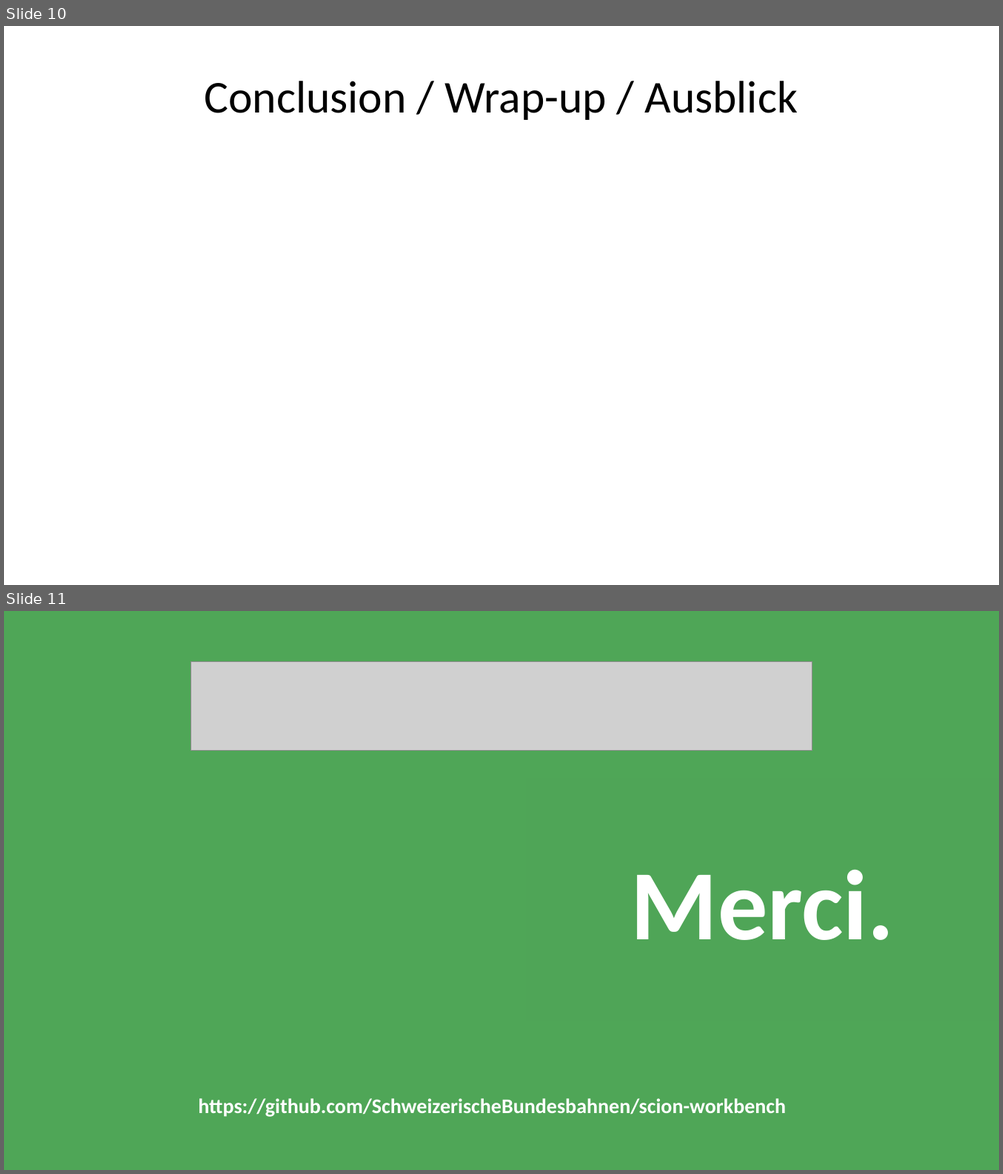
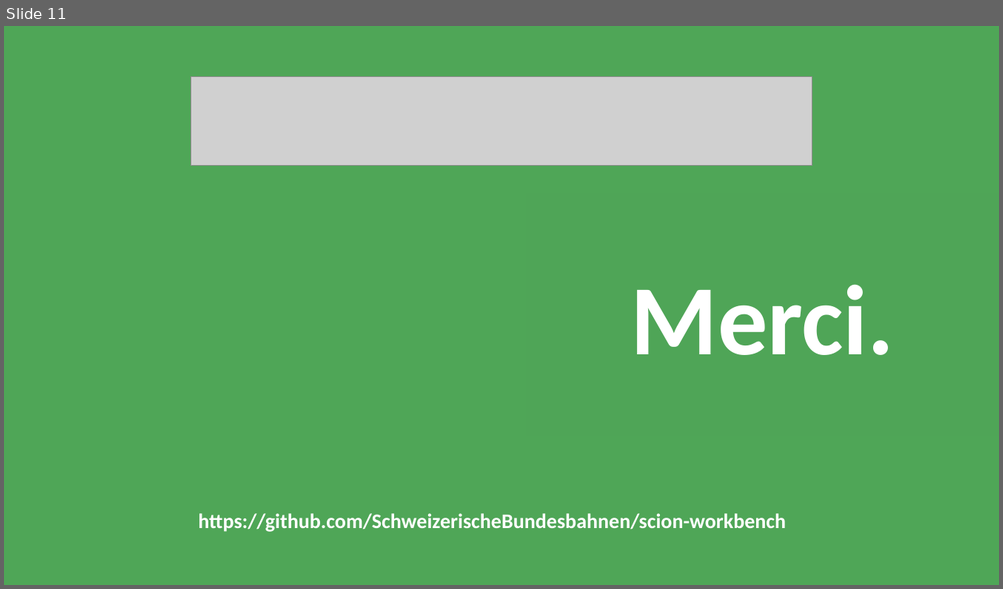
Before and after one commit to simoneggler/bat42, a slide deck: presentation-scion-workbench-bat42.pptx. Shown one above the other, each under a label of ours: slides 10 and 11 before the commit, slide 11 after it. The pictures are 1003x1174 and 1003x589 pixels, drawn with LibreOffice and Linux fonts; fonts in the diff are those of the drawing; grey boxes stand for pictures. Boxes give left, top, right and bottom in pixels: in the first picture for what was removed or moved away, otherwise in the second. Text is boxed around its words. In the diff, an @@ line names an element or a change of style, - is before the commit and + after.

```diff
--- a/presentation-scion-workbench-bat42.pptx
+++ b/presentation-scion-workbench-bat42.pptx
@@ slide 10 removed at (x1=4, y1=26, x2=999, y2=585), background #FFFFFF @@
@@ title removed at (x1=205, y1=81, x2=797, y2=120) @@
-Conclusion / Wrap-up / Ausblick
```
Also in this commit, not shown: 2 slides added, 1 other slide removed.
